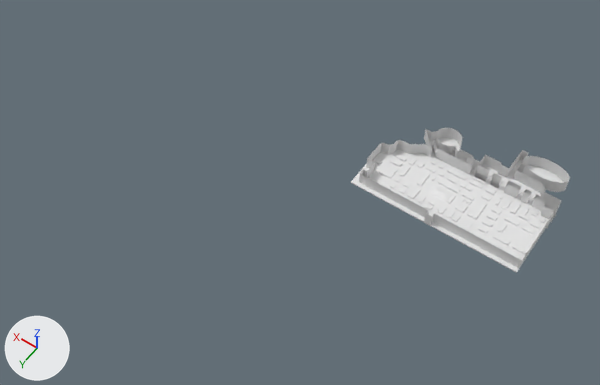
A saved change to the FBX model Assets/Meshs/Layout.fbx.
One viewpoint serves both versions: a 50 mm lens placed at (-7.4, 22.6, 28.4), pointed at (4.9, 5.3, 1.2). Every picture has the same lights, and +X, +Y and +Z are marked at lower left. Materials are left out; every surface is plain grey. Where no turn or scale is listed for an object, it has been applied to the vertices.

In view in the first picture: 'Ground1', 'Wall', 'WallInvisible'.
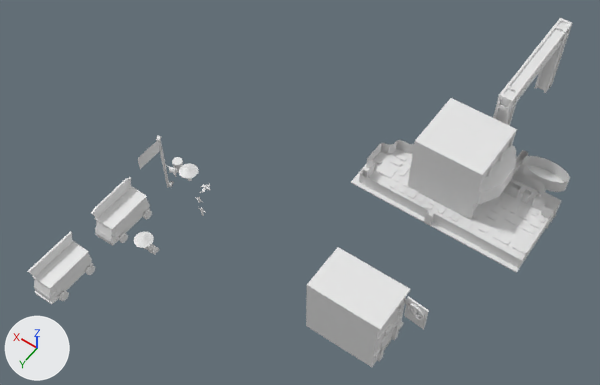
What differs and where, as boxes (x1, y1, x2, y2) in the pictures (600 x 385 px):
'Box004', added: after (407, 98, 517, 220)
'Box005', added: after (306, 247, 429, 367)
'Plane007', added: after (493, 18, 572, 126)
'Box003', added: after (27, 231, 95, 304)
'Box002', added: after (91, 177, 152, 246)
'Plane006', added: after (138, 137, 169, 188)
'Line004', added: after (134, 232, 154, 249)
'Line002', added: after (183, 165, 198, 181)
'Cylinder001', added: after (172, 157, 183, 172)
'Line003', added: after (179, 163, 194, 180)
'Box001', added: after (146, 244, 159, 255)
'Plane004', added: after (140, 136, 169, 186)
'Sphere006', added: after (166, 165, 179, 177)
'Sphere005', added: after (199, 183, 210, 193)
'Plane005', added: after (138, 136, 159, 158)

The change, as a list of edits to the scene's bpy script:
```text
Add ob_line003:
    ob_line003 = bpy.data.objects.new('Line003', me_mesh_010)  # 250 vertices, 256 faces; spans x -0.402..0.402, y -0.402..0.401, z -0.254..0.496
    ob_line003.location = (8.73, 7.71, 2.08)
Add ob_plane004:
    ob_plane004 = bpy.data.objects.new('Plane004', me_mesh_025)  # 136 vertices, 114 faces; spans x -0.04..0.11, y -0.08..1.23, z 0.0..3.14
    ob_plane004.location = (9.97, 7.8, 0.54)
Add ob_line004:
    ob_line004 = bpy.data.objects.new('Line004', me_mesh_011)  # 250 vertices, 256 faces; spans x -0.402..0.402, y -0.402..0.401, z -0.254..0.496
    ob_line004.location = (8.73, 10.7, 0.72)
Add ob_box003:
    ob_box003 = bpy.data.objects.new('Box003', me_mesh_014)  # 444 vertices, 426 faces; spans x -0.71..0.48, y -1.11..1.24, z -0.21..1.51
    ob_box003.location = (10.41, 13.59, 0.47)
Add ob_plane005:
    ob_plane005 = bpy.data.objects.new('Plane005', me_mesh_026)  # 136 vertices, 114 faces; spans x -0.05..0.11, y -0.1..1.21, z 0.0..3.14
    ob_plane005.location = (10.0, 7.83, 0.54)
Add ob_plane007:
    ob_plane007 = bpy.data.objects.new('Plane007', me_mesh_030)  # 312 vertices, 310 faces; spans x -0.6..0.0, y -0.8..5.11, z -1.91..1.91
    ob_plane007.location = (0.0, -7.02, 2.04)
Add ob_line002:
    ob_line002 = bpy.data.objects.new('Line002', me_mesh_009)  # 250 vertices, 256 faces; spans x -0.402..0.402, y -0.402..0.401, z -0.254..0.496
    ob_line002.location = (8.73, 7.71, 2.08)
Add ob_plane006:
    ob_plane006 = bpy.data.objects.new('Plane006', me_mesh_027)  # 136 vertices, 114 faces; spans x -0.1..0.06, y -0.05..1.25, z 0.0..3.14
    ob_plane006.location = (10.01, 7.84, 0.54)
Add ob_cylinder001:
    ob_cylinder001 = bpy.data.objects.new('Cylinder001', me_mesh_024)  # 422 vertices, 840 faces; spans x -0.233..0.233, y -0.222..0.222, z 0.0..0.619
    ob_cylinder001.location = (10.03, 7.05, 0.84)
Add ob_sphere005:
    ob_sphere005 = bpy.data.objects.new('Sphere005', me_mesh_022)  # 247 vertices, 268 faces; spans x -0.283..0.195, y -0.331..0.331, z -0.118..0.1
    ob_sphere005.location = (8.75, 6.89, 0.47)
Add ob_box002:
    ob_box002 = bpy.data.objects.new('Box002', me_mesh_013)  # 526 vertices, 508 faces; spans x -0.71..0.48, y -1.11..1.25, z -0.21..1.58
    ob_box002.location = (10.41, 10.23, 0.47)
Add ob_box005:
    ob_box005 = bpy.data.objects.new('Box005', me_mesh_029)  # 722 vertices, 726 faces; spans x -2.55..1.5, y -1.0..1.0, z 0.0..3.0
    ob_box005.location = (0.0, 8.65, 0.0)
Add ob_sphere006:
    ob_sphere006 = bpy.data.objects.new('Sphere006', me_mesh_023)  # 420 vertices, 442 faces; spans x -0.604..0.384, y -0.213..0.131, z 0.001..0.656
    ob_sphere006.location = (10.52, 6.97, 0.23)
Add ob_box004:
    ob_box004 = bpy.data.objects.new('Box004', me_mesh_028)  # 526 vertices, 524 faces; spans x -1.87..1.87, y -1.5..1.5, z -0.01..2.99
    ob_box004.location = (0.0, 0.0, 0.0)
Add ob_box001:
    ob_box001 = bpy.data.objects.new('Box001', me_mesh_012)  # 232 vertices, 260 faces; spans x -0.206..0.275, y -0.147..0.142, z -0.068..0.18
    ob_box001.location = (8.35, 10.63, 0.45)
```
